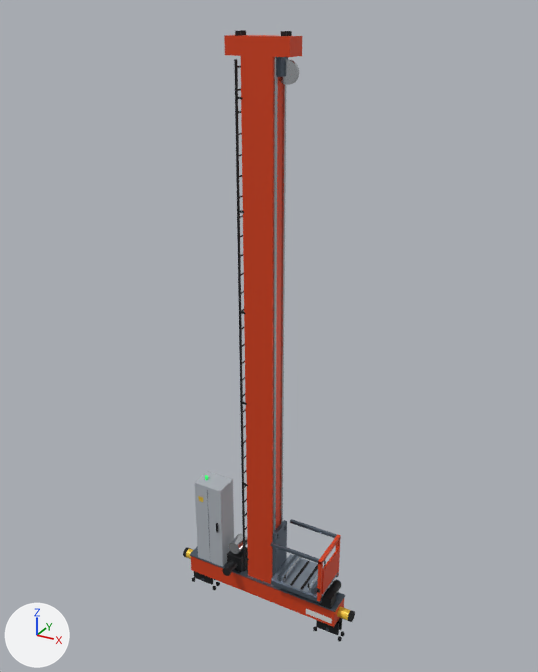
Two versions of the glTF model assets/models/egr-line-v3/asrs_crane.glb, one commit apart.
Rendered twice from a camera (50 mm lens) standing at (5.28, -9.43, 10.33) and looking at (-0.02, 0.2, 5.51). The axes (+X, +Y, +Z) are drawn at lower left. The lights are the same throughout. The first picture is the older version. Where no turn or scale is listed for an object, it has been applied to the vertices. Vertices at exactly the same position are counted once.

In view in the first picture: 'Crane_Base_alu_dark', 'Crane_Base_black_paint', 'Crane_Base_orange_red', 'Crane_Base_sheet_grey', 'Crane_Base_steel_bright', 'Crane_Carriage_alu_anodised', 'Crane_Carriage_alu_dark', 'Crane_Carriage_orange_red' and 6 more.
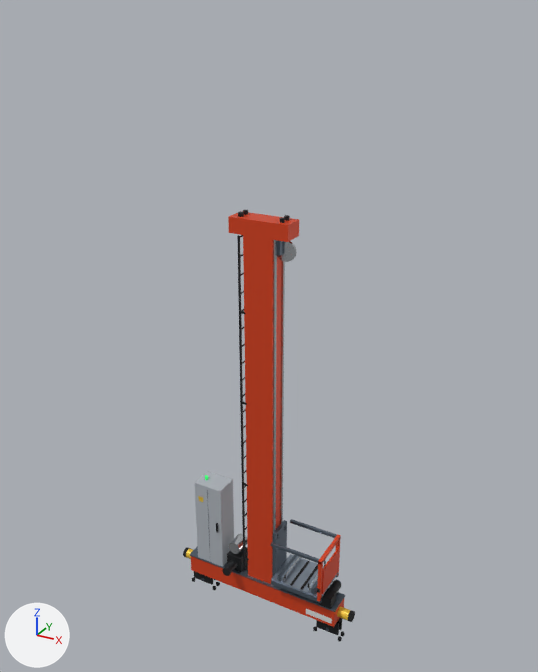
Edits to the bpy script that builds the scene:
```text
Change me_mesh_0:
    used by ob_crane_base_black_paint; location = (0.0, 0.0, 0.0)
    remove me_mesh_0.from_pydata(...)  # 1204 vertices, 2136 faces; spans x -1.59..1.59, y -0.45..0.28, z 0.05..10.06
    add me_mesh_0.from_pydata(...)  # 1028 vertices, 1832 faces; spans x -1.59..1.59, y -0.45..0.28, z 0.05..7.56
    me_mesh_0 part 1: the loose piece of 34 vertices spanning x 0.31..0.39, y -0.11..-0.03, z 10.0..10.06 is moved by (0.0, 0.0, -2.5)
    me_mesh_0 part 2: 10 loose pieces with 188 vertices, spanning x -0.39..0.39, y -0.19..0.19, z 7.49..10.06, are deleted
    me_mesh_0 part 3: 81 vertices moved from x -0.34..0.16, y -0.19..0.22, z 0.9..9.75 to x -0.39..0.39, y -0.19..0.22, z 0.92..7.56; 29 vertices removed from x -0.34..-0.32, y -0.17..0.17, z 8.39..9.6; 41 vertices added at x -0.39..0.39, y -0.11..0.11, z 7.5..7.56
Change me_mesh_1:
    used by ob_crane_base_steel_bright; location = (0.0, 0.0, 0.0)
    before: 174 (0.28, 0.1, 9.75), 176 (0.28, 0.16, 9.75), 178 (0.25, 0.16, 9.75), 180 (0.25, 0.1, 9.75), 182 (0.28, -0.16, 9.75) at pixel (275, 56)
    before: 184 (0.28, -0.1, 9.75) at pixel (277, 56), 186 (0.25, -0.1, 9.75), 188 (0.25, -0.16, 9.75) at pixel (273, 56)
    remove me_mesh_1.from_pydata(...)  # 248 vertices, 472 faces; spans x -1.43..1.43, y -0.16..0.16, z 0.1..9.75
    add me_mesh_1.from_pydata(...)  # 248 vertices, 472 faces; spans x -1.43..1.43, y -0.16..0.16, z 0.1..7.25
    me_mesh_1 part 4: the loose piece of 58 vertices spanning x 0.22..0.54, y -0.03..0.03, z 9.39..9.71 is moved by (0.0, 0.0, -2.5)
    me_mesh_1 part 5
    add for i in [174, 176, 178, 180, 182, 184, 186, 188]: me_mesh_1.vertices[i].co += Vector((0.0, 0.0, -2.5))
Change me_mesh_2:
    used by ob_crane_base_alu_dark; location = (0.0, 0.0, 0.0)
    remove me_mesh_2.from_pydata(...)  # 118 vertices, 212 faces; spans x -1.51..1.51, y -0.22..0.32, z 0.17..9.74
    add me_mesh_2.from_pydata(...)  # 118 vertices, 212 faces; spans x -1.51..1.51, y -0.22..0.32, z 0.17..7.24
    me_mesh_2 part 6: the loose piece of 8 vertices spanning x 0.27..0.33, y -0.1..0.1, z 9.49..9.74 is moved by (0.0, 0.0, -2.5)
Change me_mesh_5:
    used by ob_crane_base_orange_red; location = (0.0, 0.0, 0.0)
    before: 8 (0.25, -0.18, 9.75) at pixel (272, 56), 10 (0.25, 0.18, 9.75), 12 (-0.25, 0.18, 9.75), 14 (-0.25, -0.18, 9.75) at pixel (240, 55)
    remove me_mesh_5.from_pydata(...)  # 24 vertices, 36 faces; spans x -1.5..1.5, y -0.21..0.21, z 0.45..10.0
    add me_mesh_5.from_pydata(...)  # 24 vertices, 36 faces; spans x -1.5..1.5, y -0.21..0.21, z 0.45..7.5
    me_mesh_5 part 7: the loose piece of 8 vertices spanning x -0.5..0.5, y -0.18..0.18, z 9.75..10.0 is moved by (0.0, 0.0, -2.5)
    me_mesh_5 part 8
    add for i in [8, 10, 12, 14]: me_mesh_5.vertices[i].co += Vector((0.0, 0.0, -2.5))
```

Boxes (x1, y1, x2, y2) around the edits, measured in the pictures (538 x 672 px; the box of a moved part takes in the faces that stretch with it):
'Crane_Base_orange_red', reshaped (30% shorter)
    before: (191, 35, 344, 627)
    after: (191, 211, 344, 627)
'Crane_Base_steel_bright', reshaped (32% shorter)
    before: (229, 57, 328, 632)
    after: (229, 240, 328, 632)
'Crane_Base_black_paint', reshaped (29% shorter)
    before: (192, 30, 345, 641)
    after: (192, 210, 345, 641)
'Crane_Base_alu_dark', reshaped (32% shorter)
    before: (190, 57, 345, 631)
    after: (190, 240, 345, 631)
part 1 of me_mesh_0, moved or reshaped
    before: (281, 31, 287, 36)
    after: (280, 217, 285, 223)
part 2 of me_mesh_0, deleted
    before: (235, 30, 292, 218)
part 3 of me_mesh_0, moved or reshaped
    before: (234, 59, 246, 571)
    after: (237, 210, 290, 570)
part 4 of me_mesh_1, moved or reshaped
    before: (278, 59, 299, 85)
    after: (278, 241, 297, 262)
part 5 of me_mesh_1, moved or reshaped
    before: (273, 57, 286, 265)
    after: (273, 240, 285, 265)
part 6 of me_mesh_2, moved or reshaped
    before: (278, 57, 288, 77)
    after: (277, 240, 282, 256)
part 7 of me_mesh_5, moved or reshaped
    before: (224, 35, 302, 57)
    after: (228, 211, 299, 242)
part 8 of me_mesh_5, moved or reshaped
    before: (241, 56, 283, 263)
    after: (243, 235, 282, 263)
